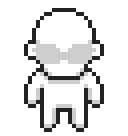
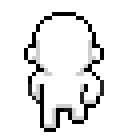
Two versions of the same layered image (128x136). Layer-by-layer changes:
added group "body-2-2" with 4 layers in group "body" over [24, 8, 104, 132]
added layer "body shadow" (1st of 6, in "body" › "body-2-2") in group "body-2-2" over [32, 40, 100, 128]
added layer "body line color" (1st of 6, in "body" › "body-2-2") (lighten) in group "body-2-2" over [24, 8, 104, 132]
moved "body lines" (1st of 6, in "body" › "body-2-2") into group "body-2-2", painted on it over [24, 8, 104, 132]
renamed "body-0" to "body-0-0", hid the group it (3 layers) over [24, 8, 104, 132]
